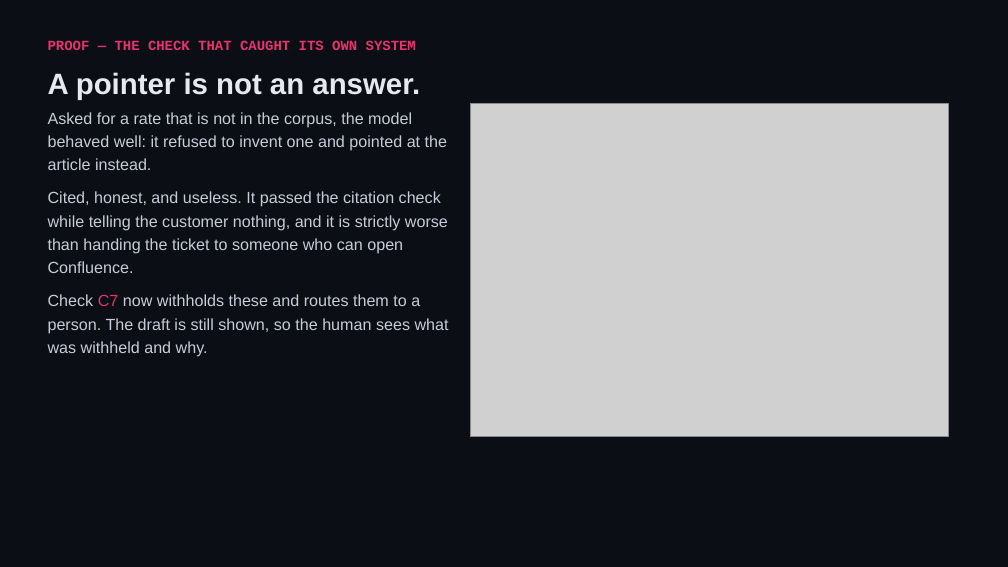
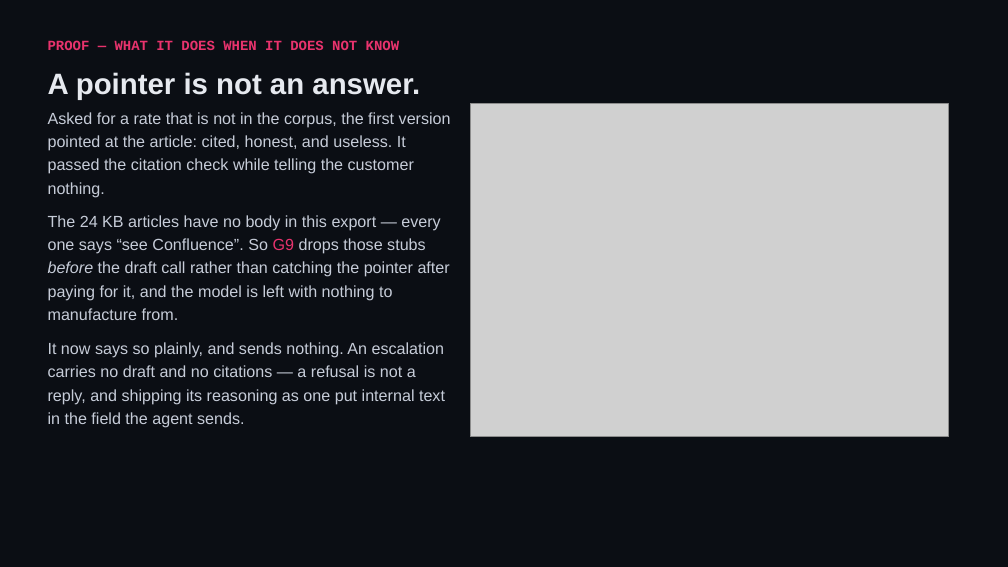
Before and after one commit to shivam-25/ramco-payce-pilot, a slide deck: slide 11 of docs/ramco-payce-pilot.pptx. Drawn at 1008x567 pixels with LibreOffice and Linux fonts; fonts in the diff are those of the drawing; grey boxes stand for pictures. Boxes give left, top, right and bottom in pixels: in the first picture for what was removed or moved away, otherwise in the second. Text is boxed around its words. In the diff, an @@ line names an element or a change of style, - is before the commit and + after.

```diff
--- a/docs/ramco-payce-pilot.pptx
+++ b/docs/ramco-payce-pilot.pptx
@@ text at bbox=[48, 40, 400, 50]: text changed @@
-PROOF — THE CHECK THAT CAUGHT ITS OWN SYSTEM
+PROOF — WHAT IT DOES WHEN IT DOES NOT KNOW
@@ text at bbox=[48, 112, 451, 197]: text changed @@
-Asked for a rate that is not in the corpus, the model behaved well: it refused to invent one and pointed at the article instead.
+Asked for a rate that is not in the corpus, the first version pointed at the article: cited, honest, and useless. It passed the citation check while telling the customer nothing.
@@ text at bbox=[48, 215, 450, 320]: text changed @@
-Cited, honest, and useless. It passed the citation check while telling the customer nothing, and it is strictly worse than handing the ticket to someone who can open Confluence.
+The 24 KB articles have no body in this export — every one says “see Confluence”. So G9 drops those stubs before the draft call rather than catching the pointer after paying for it, and the model is left with nothing to manufacture from.
@@ text at bbox=[48, 342, 445, 428]: text changed @@
-Check C7 now withholds these and routes them to a person. The draft is still shown, so the human sees what was withheld and why.
+It now says so plainly, and sends nothing. An escalation carries no draft and no citations — a refusal is not a reply, and shipping its reasoning as one put internal text in the field the agent sends.
```
Also in this commit, not shown: 4 other slides changed, 1 slide added.
